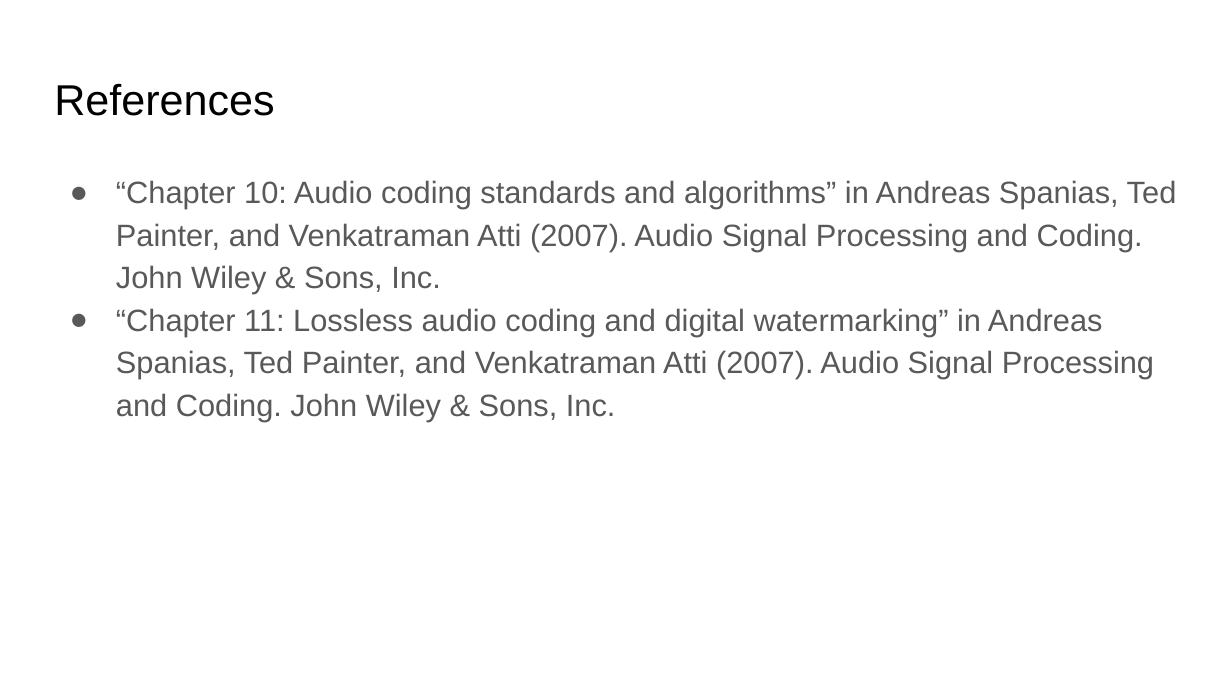
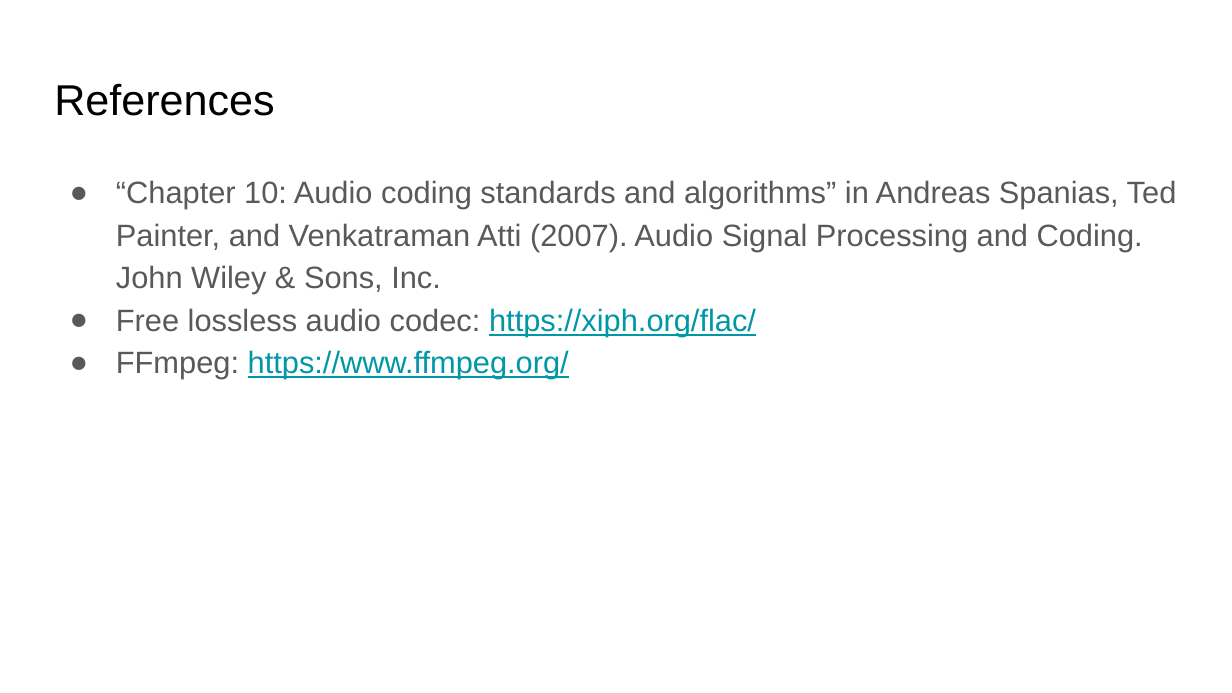
Before and after one commit to xserra/audio-coding-materials, a slide deck: slide 27 of lectures/5. Audio coding standards.pptx (slide 26 before the commit). Drawn at 1232x693 pixels with LibreOffice and Linux fonts; fonts in the diff are those of the drawing. Boxes give left, top, right and bottom in pixels: in the first picture for what was removed or moved away, otherwise in the second. Text is boxed around its words. In the diff, an @@ line names an element or a change of style, - is before the commit and + after.

Commit message:
changed smoe slides, specially the ones on loss-less coding, and added ffmpeg

```diff
--- a/lectures/5. Audio coding standards.pptx
+++ b/lectures/5. Audio coding standards.pptx
@@ text at [116,308,756,379]: text changed; text colour #595959 to #0097A7 @@
-● “Chapter 11: Lossless audio coding and digital watermarking” in Andreas Spanias, Ted Painter, and Venkatraman Atti (2007). Audio Signal Processing and Coding. John Wiley & Sons, Inc.
+● Free lossless audio codec: https://xiph.org/flac/
+● FFmpeg: https://www.ffmpeg.org/
```
Also in this commit, not shown: 6 other slides changed, 2 slides added, 1 slide removed.
